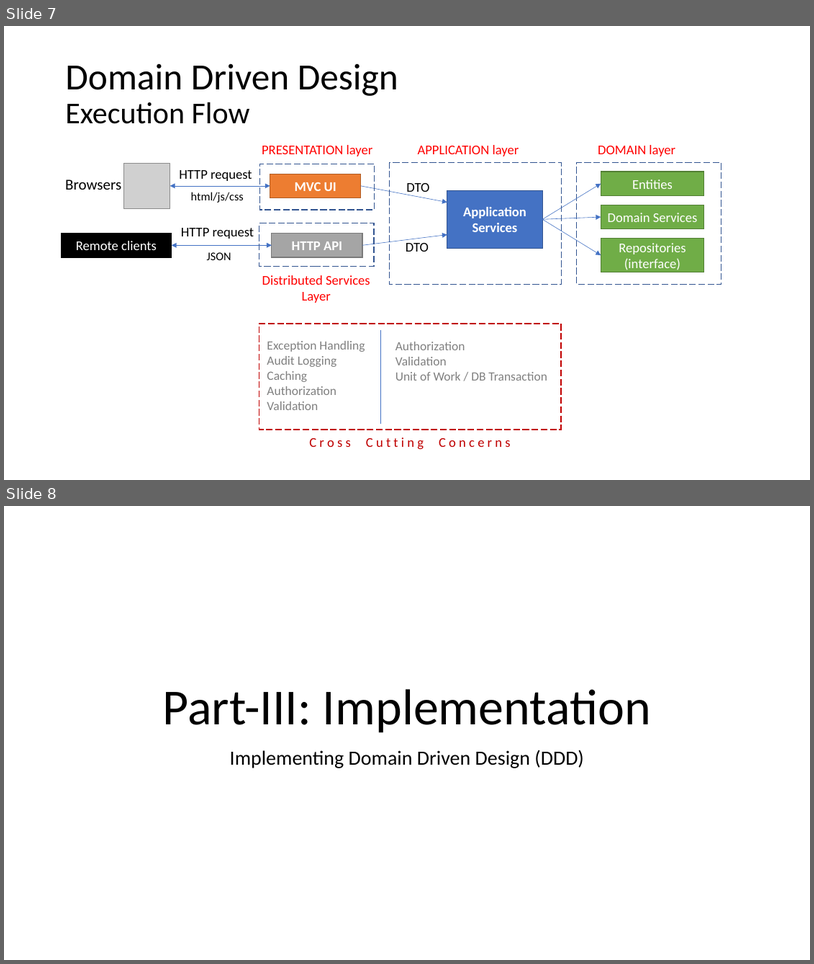
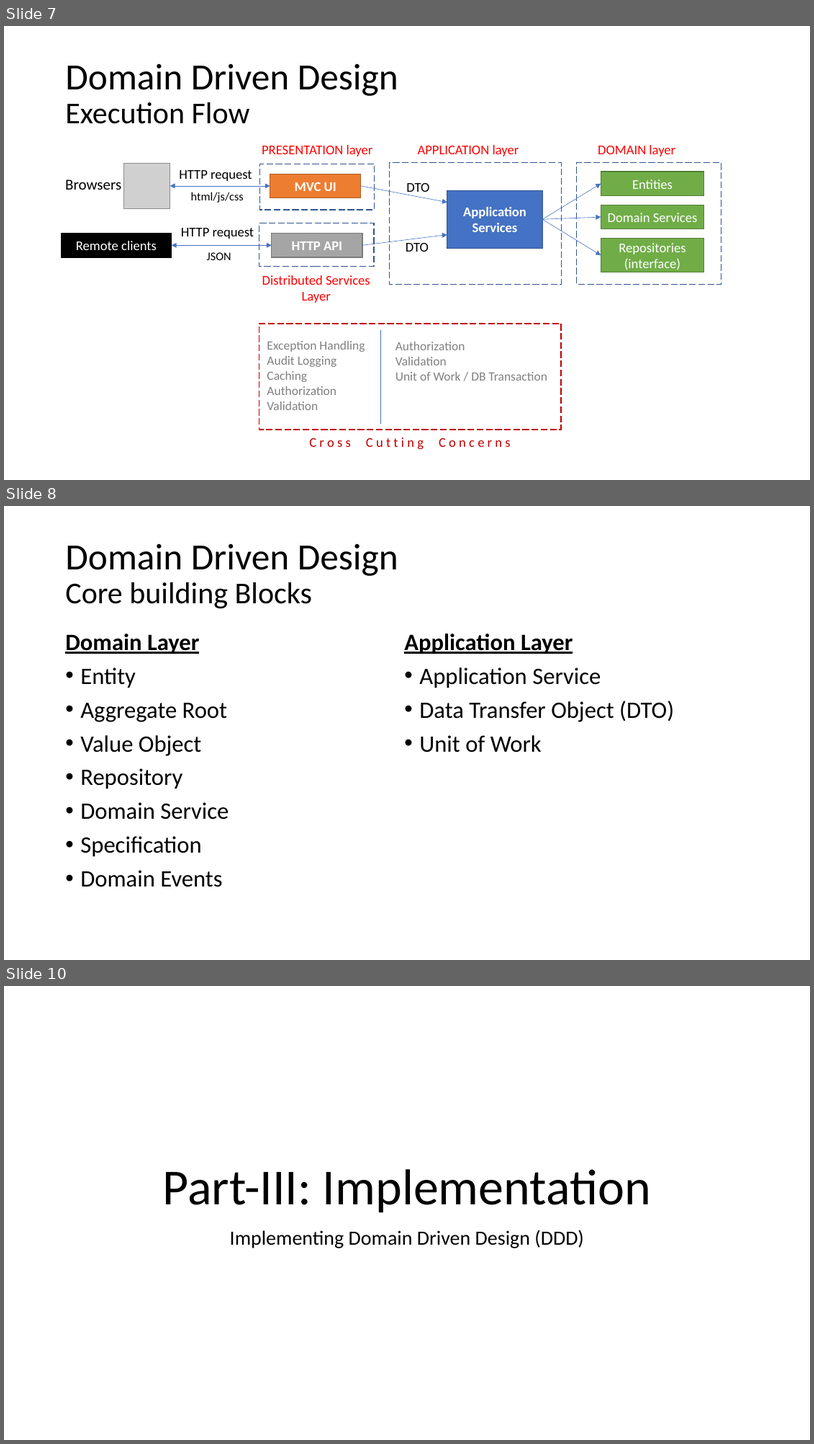
Before and after one commit to hikalkan/presentations, a slide deck: 2019-XX-XX Implementing DDD/Presentation.pptx. Shown one above the other, each under a label of ours: slides 7 and 8 before the commit, slides 7, 8 and 10 after it; the slides between them are not shown. The pictures are 814x964 and 814x1444 pixels, drawn with LibreOffice and Linux fonts; fonts in the diff are those of the drawing; grey boxes stand for pictures. Boxes give left, top, right and bottom in pixels: in the first picture for what was removed or moved away, otherwise in the second. Text is boxed around its words. In the diff, an @@ line names an element or a change of style, - is before the commit and + after.

```diff
--- a/2019-XX-XX Implementing DDD/Presentation.pptx
+++ b/2019-XX-XX Implementing DDD/Presentation.pptx
@@ slide 8 added at [4,506,810,960], background #FFFFFF @@
@@ title added at [65,543,399,609], 44 pt, text #000000 @@
+Domain Driven Design
+Core building Blocks
@@ text added at [65,633,229,887], 28 pt, text #000000 @@
+Domain Layer
+• Entity
+• Aggregate Root
+• Value Object
+• Repository
+• Domain Service
+• Specification
+• Domain Events
@@ text added at [404,633,674,752], 28 pt, text #000000 @@
+Application Layer
+• Application Service
+• Data Transfer Object (DTO)
+• Unit of Work
@@ what was slide 8 is now slide 10 @@
```
Also in this commit, not shown: 3 slides changed, 2 other slides added, 2 slides removed.
